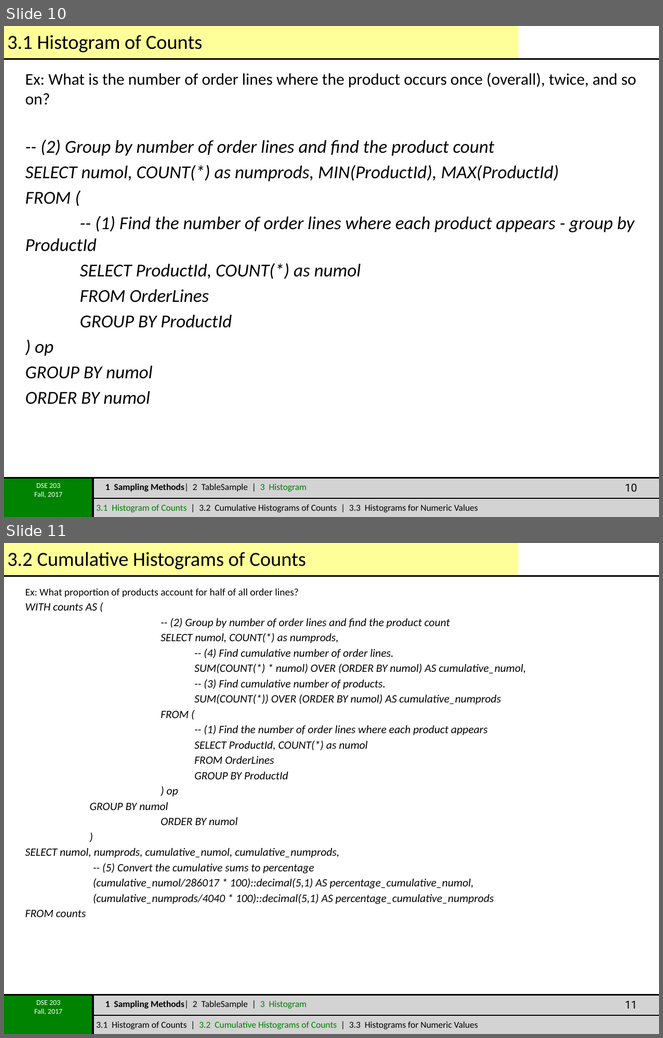
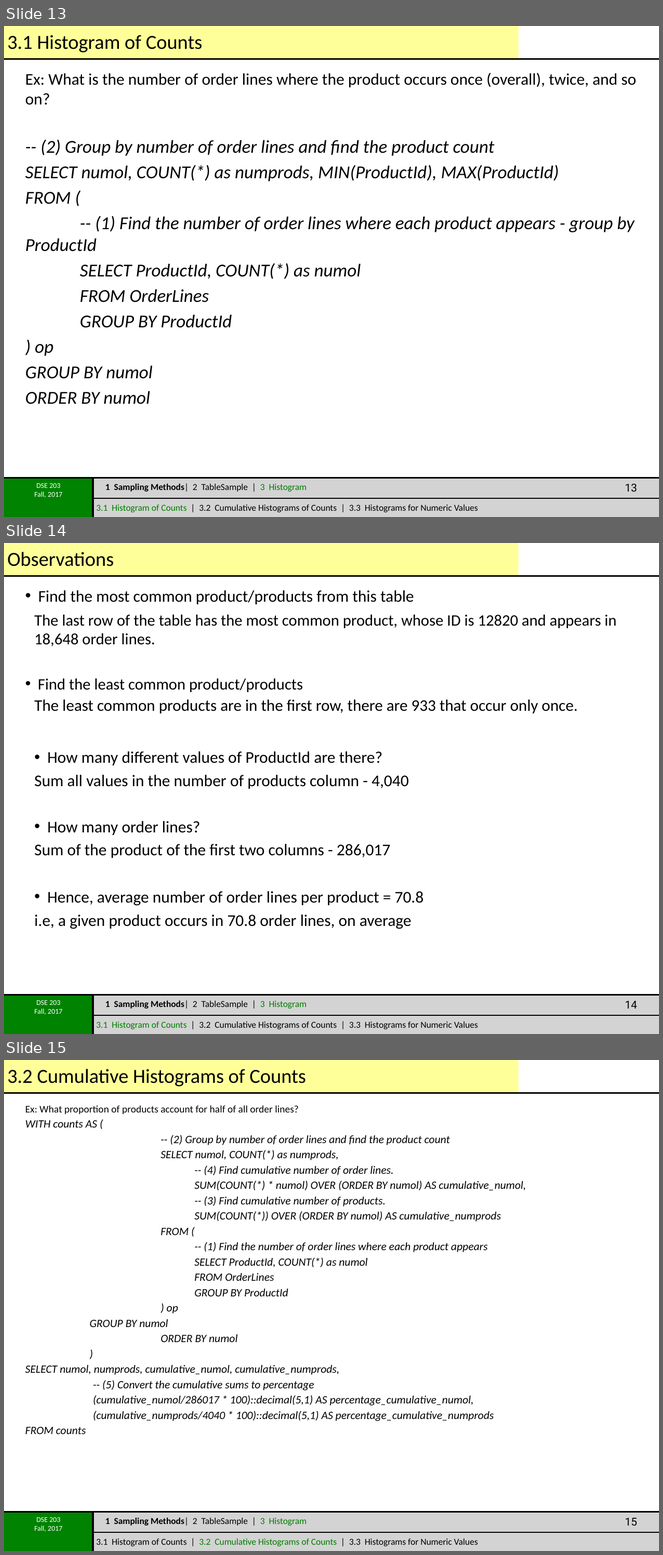
Before and after one commit to afcarl/2017FA-DSE203, a slide deck: Lectures/Lecture_1/HandsOn/BasicSQLForAnalytics.pptx. Shown one above the other, each under a label of ours: slides 10 and 11 before the commit, slides 13, 14 and 15 after it. The pictures are 663x1038 and 663x1555 pixels, drawn with LibreOffice and Linux fonts; fonts in the diff are those of the drawing; background and template pictures are left out. Boxes give left, top, right and bottom in pixels: in the first picture for what was removed or moved away, otherwise in the second. Text is boxed around its words. In the diff, an @@ line names an element or a change of style, - is before the commit and + after.

```diff
--- a/Lectures/Lecture_1/HandsOn/BasicSQLForAnalytics.pptx
+++ b/Lectures/Lecture_1/HandsOn/BasicSQLForAnalytics.pptx
@@ slide 14 added at box(4, 543, 659, 1034), background #FFFFFF; not listed: 10 template elements that a slide beside it also shows @@
@@ title added at box(7, 552, 114, 566), 22 pt, text #000000 @@
+Observations
@@ text added at box(38, 590, 414, 604), 18 pt, text #000000 @@
+• Find the most common product/products from this table
@@ text added at box(34, 614, 617, 646), 17.5 pt, text #000000 @@
+The last row of the table has the most common product, whose ID is 12820 and appears in 18,648 order lines.
@@ text added at box(38, 678, 303, 692), 17.5 pt, text #000000 @@
+• Find the least common product/products
@@ text added at box(34, 700, 578, 714), 17.8 pt, text #000000 @@
+The least common products are in the first row, there are 933 that occur only once.
@@ text added at box(47, 752, 383, 766), 18 pt, text #000000 @@
+• How many different values of ProductId are there?
@@ text added at box(34, 775, 409, 789), 18 pt, text #000000 @@
+Sum all values in the number of products column - 4,040
@@ text added at box(47, 821, 200, 835), 18 pt, text #000000 @@
+• How many order lines?
@@ text added at box(34, 844, 390, 858), 18 pt, text #000000 @@
+Sum of the product of the first two columns - 286,017
@@ text added at box(34, 891, 424, 929), 18 pt, text #000000 @@
+• Hence, average number of order lines per product = 70.8
+i.e, a given product occurs in 70.8 order lines, on average
@@ page number added at box(625, 1001, 637, 1009), 12 pt, text #000000 @@
+14
@@ what was slide 10 is now slide 13 @@
@@ page number at box(625, 484, 637, 492): text changed @@
-10
+13
@@ what was slide 11 is now slide 15 @@
@@ page number at box(625, 1518, 637, 1526): text changed @@
-11
+15
```
Also in this commit, not shown: 1 slide changed, 4 other slides added.
